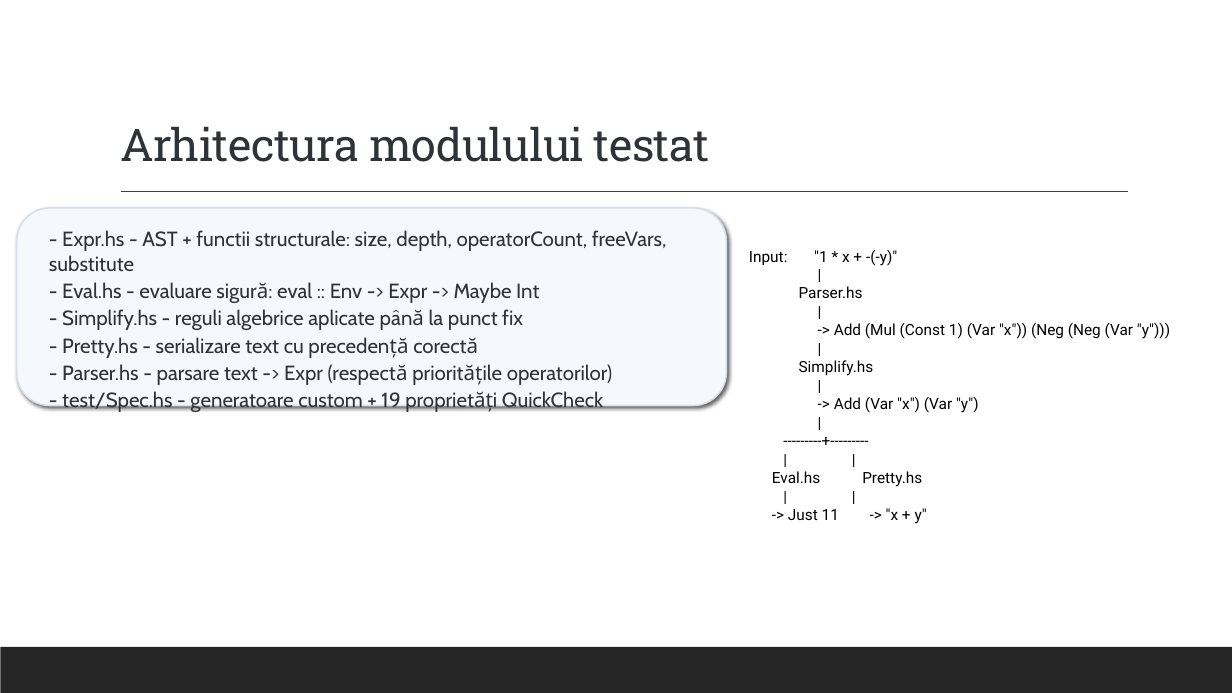
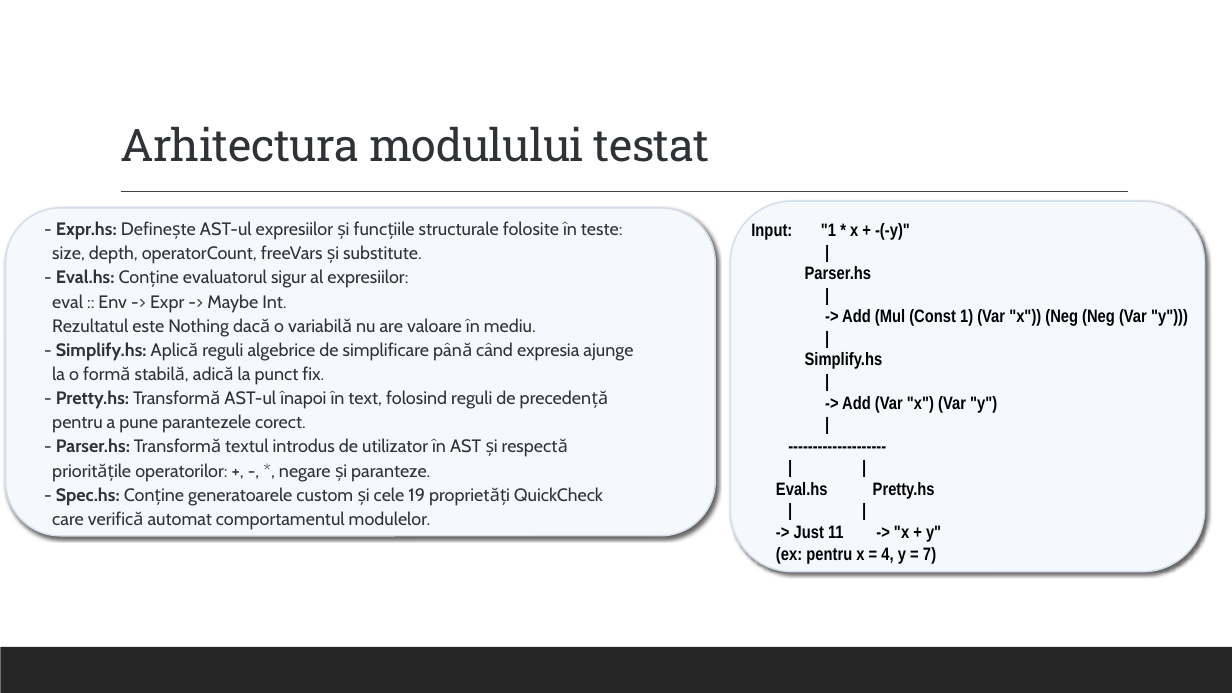
Before and after one commit to alexandrunite/MFIS_Project, a slide deck: slide 6 of Testarea property-based folosind QuickCheck.pptx. Drawn at 1232x693 pixels with LibreOffice and Linux fonts; fonts in the diff are those of the drawing. Boxes give left, top, right and bottom in pixels: in the first picture for what was removed or moved away, otherwise in the second. Text is boxed around its words. In the diff, an @@ line names an element or a change of style, - is before the commit and + after.

```diff
--- a/Testarea property-based folosind QuickCheck.pptx
+++ b/Testarea property-based folosind QuickCheck.pptx
@@ rounded rectangle: place and size @@
-rounded rectangle at (17,208,726,406)
+rounded rectangle at (6,208,715,536)
@@ rounded rectangle added at (730,201,1204,572), fill #F5F8FC, outline #D5DFEC 1.15 pt @@
@@ text at (52,221,633,530): text changed; size 16 to 14 pt @@
-- Expr.hs - AST + functii structurale: size, depth, operatorCount, freeVars, substitute
-- Eval.hs - evaluare sigură: eval :: Env -> Expr -> Maybe Int
-- Simplify.hs - reguli algebrice aplicate până la punct fix
-- Pretty.hs - serializare text cu precedență corectă
-- Parser.hs - parsare text -> Expr (respectă prioritățile operatorilor)
-- test/Spec.hs - generatoare custom + 19 proprietăți QuickCheck
+- Expr.hs: Definește AST-ul expresiilor și funcțiile structurale folosite în teste:
+size, depth, operatorCount, freeVars și substitute.
+- Eval.hs: Conține evaluatorul sigur al expresiilor:
+eval :: Env -> Expr -> Maybe Int.
+Rezultatul este Nothing dacă o variabilă nu are valoare în mediu.
+- Simplify.hs: Aplică reguli algebrice de simplificare până când expresia ajunge
+la o formă stabilă, adică la punct fix.
+- Pretty.hs: Transformă AST-ul înapoi în text, folosind reguli de precedență
+pentru a pune parantezele corect.
+- Parser.hs: Transformă textul introdus de utilizator în AST și respectă
+prioritățile operatorilor: +, -, *, negare și paranteze.
+- Spec.hs: Conține generatoarele custom și cele 19 proprietăți QuickCheck
+care verifică automat comportamentul modulelor.
@@ text at (751,223,1188,564): text changed; size 12 to 14 pt; font Roboto to Arial Narrow; bold on @@
----------+---------
+--------------------
@@ text "Input: "1 * x + ...": place and size @@
-text "Input: "1 * x + ..." at (749,250,1170,524)
+text "Input: "1 * x + ..." at (751,223,1188,564)
@@ text at (751,223,1188,542): size 12 to 14 pt, font Roboto to Arial Narrow, bold on in "Input: "1 * x + -(-y)"", "|", "Parser.hs", "|" and 10 more places @@
@@ text at (776,547,936,564): paragraph added @@
+(ex: pentru x = 4, y = 7)
```
Also in this commit, not shown: 20 other slides changed, 7 other files.
